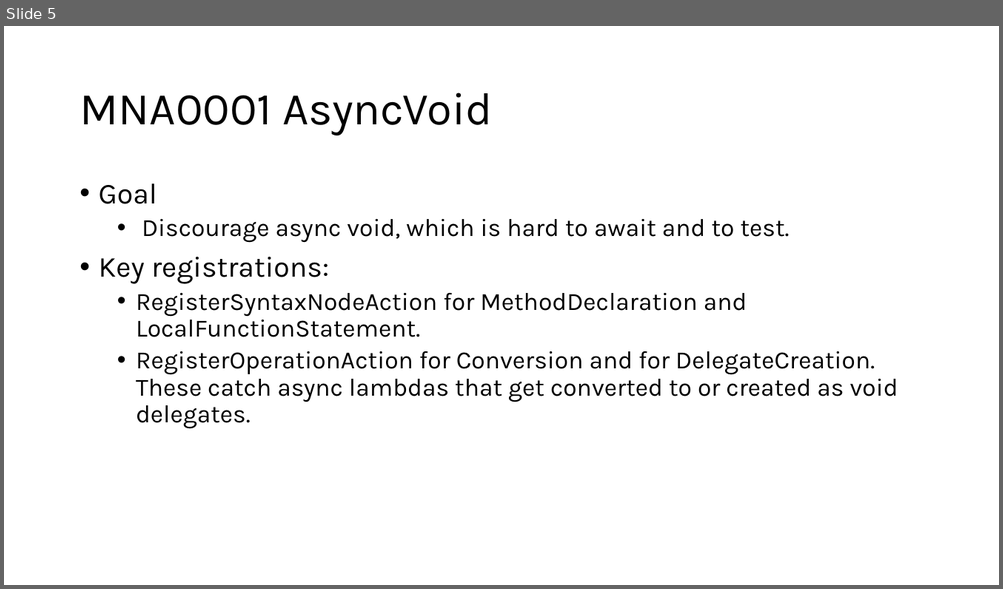
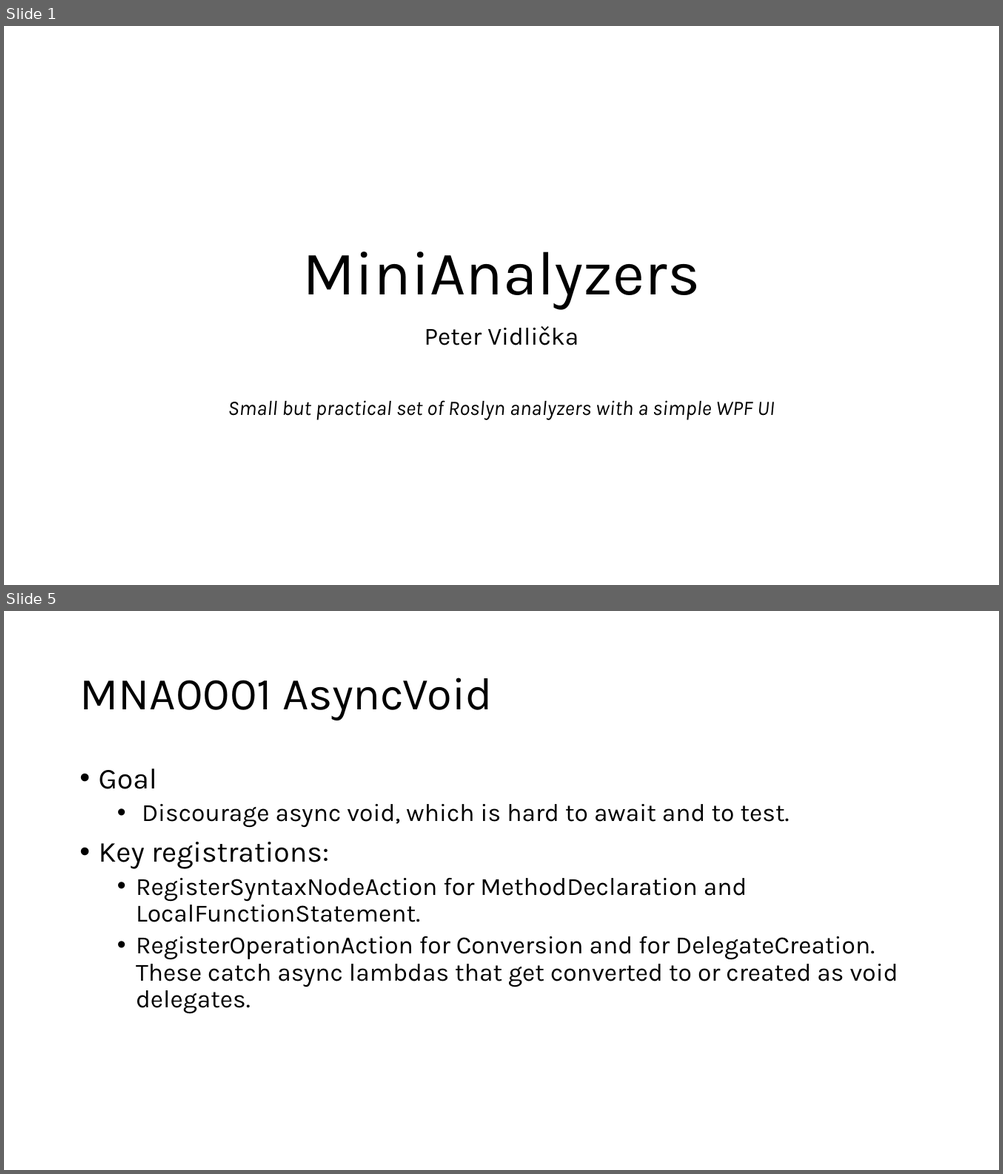
Before and after one commit to Me8mer/MiniAnalyzers, a slide deck: Docs/MiniAnalyzersPresentation.pptx. Shown one above the other, each under a label of ours: slide 5 before the commit, slides 1 and 5 after it; the slides between them are not shown. The pictures are 1003x589 and 1003x1174 pixels, drawn with LibreOffice and Linux fonts; fonts in the diff are those of the drawing. Boxes give left, top, right and bottom in pixels: in the first picture for what was removed or moved away, otherwise in the second. Text is boxed around its words. In the diff, an @@ line names an element or a change of style, - is before the commit and + after.

```diff
--- a/Docs/MiniAnalyzersPresentation.pptx
+++ b/Docs/MiniAnalyzersPresentation.pptx
@@ slide 1 added at (4,26,999,585), background #FFFFFF @@
@@ title added at (302,252,700,309), 60 pt, text #000000 @@
+MiniAnalyzers
@@ subtitle added at (227,326,774,420), 20 pt, text #000000, italic @@
+Peter Vidlička
+Small but practical set of Roslyn analyzers with a simple WPF UI
```
Also in this commit, not shown: 4 slides changed, 9 other slides added, 5 slides removed, 3 other files.
